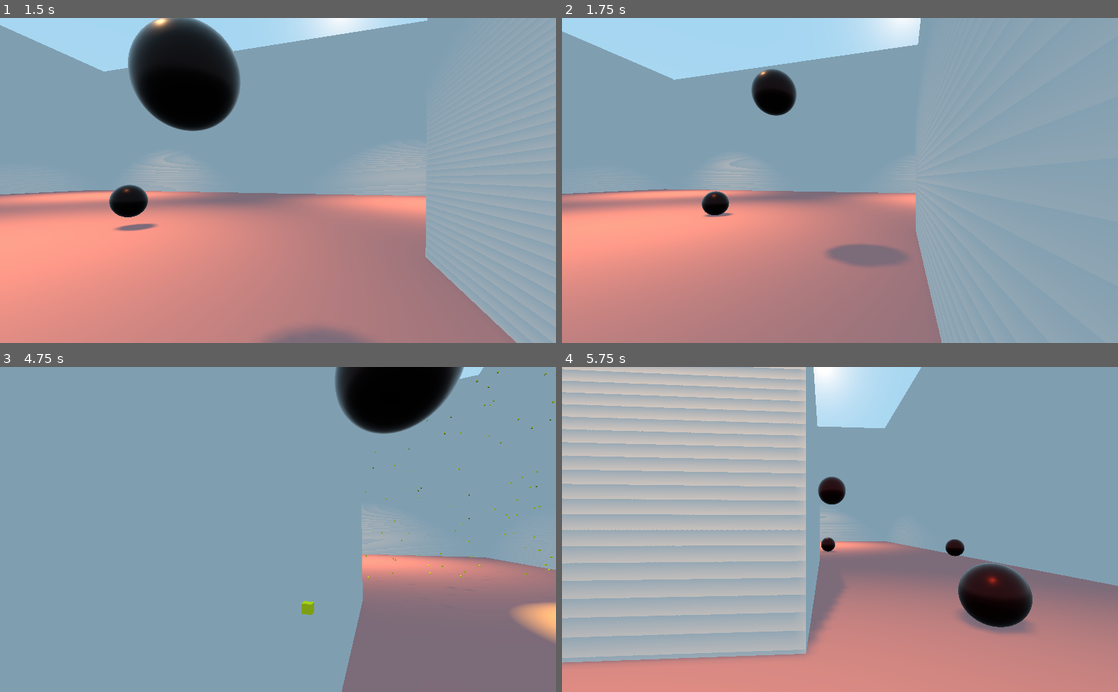
Above: before the commit, frames 1-4 (two rows, left to right).
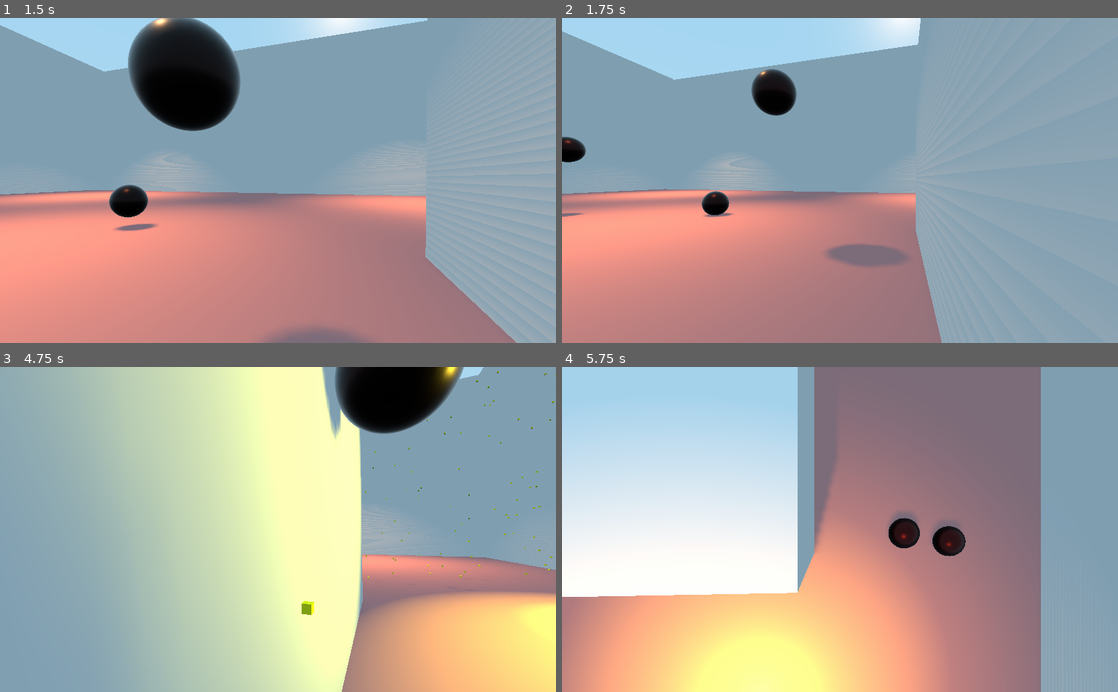
Above: after the commit, the same moments.

Repository: gargamal/bomber-land
Game: Godot game, scene res://MainScene/MainScene.tscn
Same seed, same stepped clock (60 frames per second), same inputs: the game is played once before the commit and once after it.
Inputs (mouse positions are in pixels of both pictures, inside the frame that each line leads up to):
- Up to frame 1 (1.5 s): move the mouse to (305, 180) at 0.52 s; hold D (move_right) 0.53-1.28 s; click (305, 180) at 0.6 s; move the mouse to (250, 180) at 1.27 s; hold S (move_backward) from 1.28 s (still down); click (250, 180) at 1.35 s
- Up to frame 2 (1.75 s): keep holding S (move_backward)
- Up to frame 3 (4.75 s): move the mouse to (289, 523) at 2.02 s; release S (move_backward) at 2.03 s; hold Z (move_foward) 2.03-2.78 s; hold D (move_right) 2.03-3.53 s; click (289, 523) at 2.3 s; move the mouse to (272, 536) at 2.77 s; click (272, 536) at 2.85 s; move the mouse to (316, 532) at 3.52 s; hold Q (move_left) from 3.53 s (still down); click (316, 532) at 3.6 s; move the mouse to (233, 526) at 4.27 s; tap Z (move_foward) at 4.35 s; click (233, 526) at 4.55 s
- Up to frame 4 (5.75 s): move the mouse to (845, 529) at 5.02 s; release Q (move_left) at 5.03 s; hold S (move_backward) from 5.03 s (still down); click (845, 529) at 5.1 s

Frame 1 is identical in both runs. In frame 2, 0.3% of the frame differs, in the area x 0-5%, y 36-62%; in frame 3, 57%; in frame 4, 86%, in the area x 0-100%, y 0-100%.

Commit message:
Mise en place d'un respawn sur les différent point de contrôles

Diff:
--- a/Character/Character.gd
+++ b/Character/Character.gd
@@ -27,7 +27,6 @@
 	bomb.start(position, direction, speed_lauch, speed_fly, playerName)
 	$Timer.start(lapstime)
 	launch_bomb = false
-	isDead = false
 
 
 func walk(direction :Vector3, delta :float):
@@ -57,5 +56,18 @@
 func inFireBomb(whoseIsBomb :String):
 	if not isDead:
 		Game.addKill(playerName, whoseIsBomb)
-		Game.drawScore()
 		isDead = true
+		visible = false
+		translate(Vector3(0, 15.0, 0))
+		rotate(Vector3(1, 0, 0), -PI / 2.0)
+		set_physics_process(false)
+		$TimeRespawn.start(2.0)
+
+
+func _on_TimeRespawn_timeout():
+	var room = get_parent().get_node("Room")
+	global_transform = room.getRespawn()
+	isDead = false
+	visible = true
+	$TimeRespawn.stop()
+	set_physics_process(true)
--- a/Character/IA/IA.tscn
+++ b/Character/IA/IA.tscn
@@ -44,6 +44,9 @@
 one_shot = true
 
 [node name="LaunchCadency" type="Timer" parent="."]
+
+[node name="TimeRespawn" type="Timer" parent="."]
 [connection signal="timeout" from="Timer" to="." method="_on_Timer_timeout"]
 [connection signal="timeout" from="TestWall" to="." method="_on_TestWall_timeout"]
 [connection signal="timeout" from="LaunchCadency" to="." method="_on_LaunchCadency_timeout"]
+[connection signal="timeout" from="TimeRespawn" to="." method="_on_TimeRespawn_timeout"]
--- a/Character/Player/Player.tscn
+++ b/Character/Player/Player.tscn
@@ -43,4 +43,7 @@
 material/0 = null
 
 [node name="Timer" type="Timer" parent="."]
+
+[node name="TimeRespawn" type="Timer" parent="."]
 [connection signal="timeout" from="Timer" to="." method="_on_Timer_timeout"]
+[connection signal="timeout" from="TimeRespawn" to="." method="_on_TimeRespawn_timeout"]
--- a/room/Room.gd
+++ b/room/Room.gd
@@ -1,5 +1,21 @@
 extends Spatial
+
+
+var list_ControlPoint = []
 
 
 func _ready():
 	add_to_group("room")
+	list_ControlPoint.append($ControlPoint/P1.global_transform)
+	list_ControlPoint.append($ControlPoint/P2.global_transform)
+	list_ControlPoint.append($ControlPoint/P3.global_transform)
+	list_ControlPoint.append($ControlPoint/P4.global_transform)
+	list_ControlPoint.append($ControlPoint/P5.global_transform)
+	list_ControlPoint.append($ControlPoint/P6.global_transform)
+	list_ControlPoint.append($ControlPoint/P7.global_transform)
+	list_ControlPoint.append($ControlPoint/P8.global_transform)
+	list_ControlPoint.append($ControlPoint/P9.global_transform)
+
+
+func getRespawn():
+	return Game.randArray(list_ControlPoint)
--- a/room/Room.tscn
+++ b/room/Room.tscn
@@ -162,57 +162,63 @@
 
 [node name="ControlPoint" type="Spatial" parent="."]
 
-[node name="ControlPoint" parent="ControlPoint" instance=ExtResource( 3 )]
+[node name="P1" parent="ControlPoint" instance=ExtResource( 3 )]
 transform = Transform( 2, 0, 0, 0, 2, 0, 0, 0, 2, 0, 3, -37 )
 north = Vector3( 0, 0, 0 )
 south = Vector3( 0, 0, 1 )
 west = Vector3( 1, 0, 1 )
 east = Vector3( -1, 0, 1 )
 
-[node name="ControlPoint3" parent="ControlPoint" instance=ExtResource( 3 )]
+[node name="P2" parent="ControlPoint" instance=ExtResource( 3 )]
 transform = Transform( 2, 0, 0, 0, 2, 0, 0, 0, 2, 42, 3, -37 )
 north = Vector3( 0, 0, 0 )
 south = Vector3( 0, 0, 0 )
 west = Vector3( 0, 0, 0 )
 east = Vector3( -1, 0, 1 )
 
-[node name="ControlPoint5" parent="ControlPoint" instance=ExtResource( 3 )]
+[node name="P3" parent="ControlPoint" instance=ExtResource( 3 )]
 transform = Transform( 2, 0, 0, 0, 2, 0, 0, 0, 2, 42, 3, 38 )
 north = Vector3( 0, 0, 0 )
 south = Vector3( 0, 0, -1 )
 west = Vector3( -1, 0, -1 )
 east = Vector3( -1, 0, 0 )
 
-[node name="ControlPoint4" parent="ControlPoint" instance=ExtResource( 3 )]
+[node name="P4" parent="ControlPoint" instance=ExtResource( 3 )]
 transform = Transform( 2, 0, 0, 0, 2, 0, 0, 0, 2, -41, 3, -37 )
 north = Vector3( 0, 0, 0 )
 south = Vector3( 0, 0, 0 )
 west = Vector3( 0, 0, 1 )
 east = Vector3( 1, 0, 1 )
 
-[node name="ControlPoint6" parent="ControlPoint" instance=ExtResource( 3 )]
+[node name="P5" parent="ControlPoint" instance=ExtResource( 3 )]
 transform = Transform( 2, 0, 0, 0, 2, 0, 0, 0, 2, -41, 3, 38 )
 north = Vector3( 0, 0, 0 )
 south = Vector3( 0, 0, -1 )
 west = Vector3( 1, 0, 0 )
 east = Vector3( 1, 0, -1 )
 
-[node name="ControlPoint7" parent="ControlPoint" instance=ExtResource( 3 )]
+[node name="P6" parent="ControlPoint" instance=ExtResource( 3 )]
 transform = Transform( 2, 0, 0, 0, 2, 0, 0, 0, 2, -41, 3, 11 )
 north = Vector3( 0, 0, 1 )
 south = Vector3( 0, 0, -1 )
 west = Vector3( 1, 0, 1 )
 
-[node name="ControlPoint8" parent="ControlPoint" instance=ExtResource( 3 )]
-transform = Transform( 2, 0, 0, 0, 2, 0, 0, 0, 2, 41, 3, 20 )
+[node name="P7" parent="ControlPoint" instance=ExtResource( 3 )]
+transform = Transform( 2, 0, 0, 0, 2, 0, 0, 0, 2, 41, 3, -12 )
 north = Vector3( 0, 0, 1 )
 south = Vector3( 0, 0, -1 )
 west = Vector3( -1, 0, 1 )
 east = Vector3( -1, 0, 0 )
 
-[node name="ControlPoint2" parent="ControlPoint" instance=ExtResource( 3 )]
+[node name="P8" parent="ControlPoint" instance=ExtResource( 3 )]
 transform = Transform( 2, 0, 0, 0, 2, 0, 0, 0, 2, 0, 3, 38 )
 north = Vector3( 0, 0, 0 )
 south = Vector3( -1, 0, -1 )
 west = Vector3( 1, 0, -1 )
 east = Vector3( 0, 0, -1 )
+
+[node name="P9" parent="ControlPoint" instance=ExtResource( 3 )]
+north = Vector3( -1, 0, 1 )
+south = Vector3( -1, 0, -1 )
+west = Vector3( 1, 0, 1 )
+east = Vector3( 1, 0, -1 )
